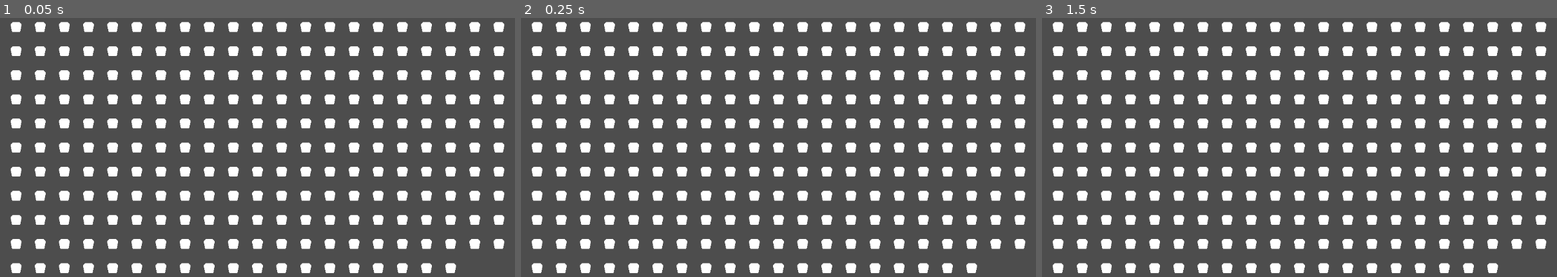
Above: before the commit, frames 1-3 (left to right).
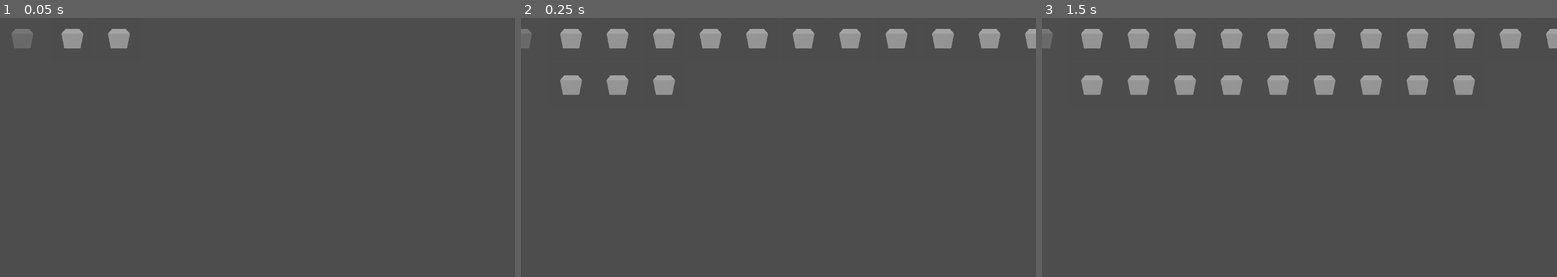
Above: after the commit, the same moments.

Repository: torbenvanassche/DatabaseManager
Game: Godot game, scene res://scenes/viewport_grid.tscn
Two runs of this game, one before a commit and one after it. Both use one fixed random seed, a clock stepped at 60 frames per second and the inputs below.
Inputs (mouse positions are in pixels of both pictures, inside the frame that each line leads up to):
- Up to frame 1 (0.05 s): no input
- Up to frame 2 (0.25 s): no input
- Up to frame 3 (1.5 s): move the mouse to (1057, 25) at 0.52 s; click (1057, 25) at 0.67 s; tap Enter at 1.25 s; move the mouse to (1083, 25) at 1.27 s; click (1083, 25) at 1.42 s

The runs differ from the first frame. In frame 1, 18% of the frame differs, in the area x 2-98%, y 1-99%; in frame 2, 21%; in frame 3, 22%, in the area x 0-100%, y 1-99%.

Commit message:
added test mesh and fixed lag

Diff:
--- a/scenes/viewport_grid.tscn
+++ b/scenes/viewport_grid.tscn
@@ -1,12 +1,21 @@
-[gd_scene load_steps=2 format=3 uid="uid://cbgya03qylfvs"]
+[gd_scene load_steps=3 format=3 uid="uid://cbgya03qylfvs"]
 
 [ext_resource type="Script" path="res://scripts/grid_controller.gd" id="1_5skd3"]
+[ext_resource type="PackedScene" uid="uid://cf0wgdoxm5nof" path="res://scenes/viewport_liverenderer.tscn" id="2_tmkk8"]
 
-[node name="Grid" type="GridContainer"]
+[node name="HSplitContainer" type="HSplitContainer"]
 anchors_preset = 15
 anchor_right = 1.0
 anchor_bottom = 1.0
 grow_horizontal = 2
 grow_vertical = 2
+
+[node name="SubViewportContainer" parent="." instance=ExtResource("2_tmkk8")]
+custom_minimum_size = Vector2(100, 100)
+layout_mode = 2
+
+[node name="Grid" type="GridContainer" parent="."]
+layout_mode = 2
 columns = 5
 script = ExtResource("1_5skd3")
+elements = 20
--- a/scenes/viewport_control.tscn
+++ b/scenes/viewport_liverenderer.tscn
@@ -1,22 +1,21 @@
-[gd_scene load_steps=4 format=3 uid="uid://68u147gt08q8"]
+[gd_scene load_steps=4 format=3 uid="uid://cf0wgdoxm5nof"]
 
-[ext_resource type="Script" path="res://scripts/viewport_controller.gd" id="1_uv2b5"]
-[ext_resource type="PackedScene" uid="uid://cuqpjlp4i7pkb" path="res://scenes/camera.tscn" id="2_5rywf"]
+[ext_resource type="Script" path="res://scripts/viewport_controller.gd" id="1_d3fkx"]
+[ext_resource type="PackedScene" uid="uid://cuqpjlp4i7pkb" path="res://scenes/camera.tscn" id="1_q1n5o"]
 
 [sub_resource type="BoxMesh" id="BoxMesh_4l2fh"]
 
 [node name="SubViewportContainer" type="SubViewportContainer"]
 offset_right = 100.0
 offset_bottom = 100.0
-script = ExtResource("1_uv2b5")
+script = ExtResource("1_d3fkx")
 
 [node name="SubViewport" type="SubViewport" parent="."]
 handle_input_locally = false
 size = Vector2i(100, 100)
 render_target_update_mode = 4
 
-[node name="CameraRoot" parent="SubViewport" node_paths=PackedStringArray("target") instance=ExtResource("2_5rywf")]
-target = NodePath("../MeshInstance3D")
+[node name="CameraRoot" parent="SubViewport" instance=ExtResource("1_q1n5o")]
 distance = 2.0
 max_distance = 5.0
 min_distance = 1.0
--- a/scripts/grid_controller.gd
+++ b/scripts/grid_controller.gd
@@ -1,12 +1,20 @@
 extends GridContainer
 
-@export var elements = 250;
-var viewport_scene:PackedScene = preload("res://scenes/viewport_control.tscn")
+@export var elements = 10;
+@export var texture_size = 100;
 
-# Called when the node enters the scene tree for the first time.
+@onready var sub_view: SubViewportContainer = $"../SubViewportContainer"
+
 func _ready():
+	_ready_defer.call_deferred();
+
+func _ready_defer():
 	for x in elements:
-		var vp: SubViewportContainer = viewport_scene.instantiate();
-		print(get_viewport_rect().size.x)
-		columns = get_viewport_rect().size.x / vp.viewport_size.x;
-		add_child(vp)
+		var texture: TextureRect = TextureRect.new();
+		texture.size = Vector2(texture_size, texture_size);
+
+		await RenderingServer.frame_post_draw
+		var image = sub_view.viewport.get_texture().get_image().save_png("res://test.png")
+		texture.texture = load("res://test.png")
+		columns = get_viewport_rect().size.x / texture_size;
+		add_child(texture)
--- a/scripts/viewport_controller.gd
+++ b/scripts/viewport_controller.gd
@@ -1,9 +1,7 @@
 extends SubViewportContainer
 
 @onready var camera: ViewportCamera = $SubViewport/CameraRoot;
-@export var viewport_size = Vector2i(50, 50)
+@onready var viewport: SubViewport = $SubViewport
 
 func _ready():
 	gui_input.connect(camera.move_mouse)
-	($SubViewport as SubViewport).size = viewport_size;
-	size = viewport_size;
Binary file added: test.png
Not shown, added: test.png.import
